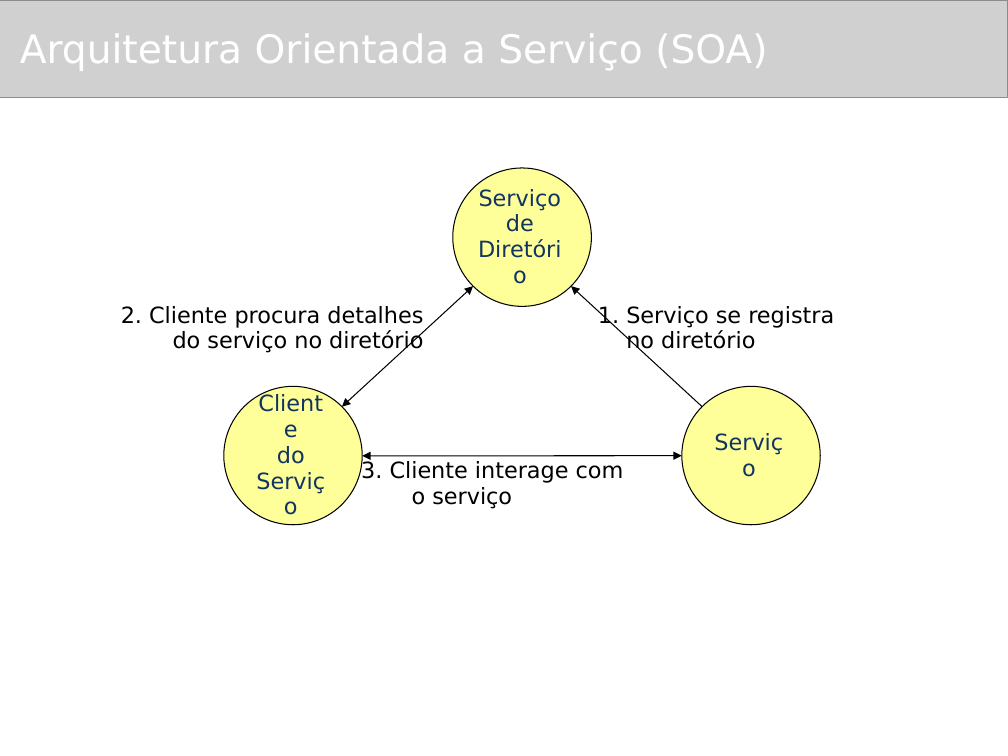
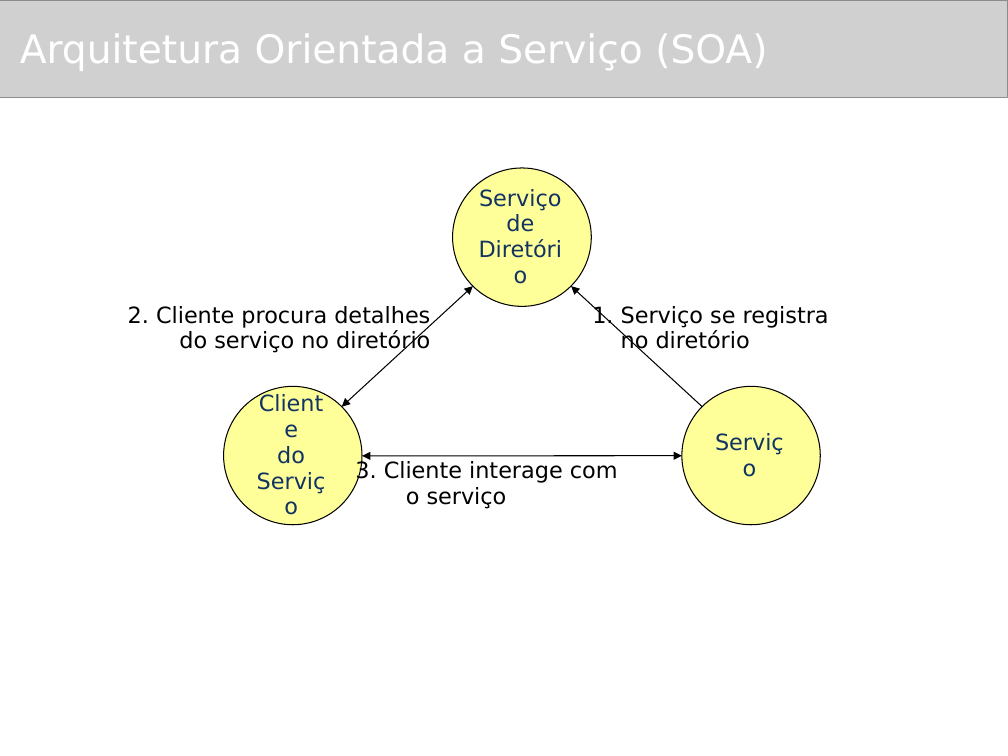
Before and after one commit to amadeubarbosa/openbus-core, a slide deck: slide 4 of docs/cursos/developer/2.OpenBus.ppt. Drawn at 1008x756 pixels with LibreOffice and Linux fonts; fonts in the diff are those of the drawing; grey boxes stand for pictures. Boxes give left, top, right and bottom in pixels: in the first picture for what was removed or moved away, otherwise in the second. Text is boxed around its words. In the diff, an @@ line names an element or a change of style, - is before the commit and + after.

```diff
--- a/docs/cursos/developer/2.OpenBus.ppt
+++ b/docs/cursos/developer/2.OpenBus.ppt
@@ text "2. Cliente procura detalhes": place and size @@
-text "2. Cliente procura detalhes" at (121,306,423,354)
+text "2. Cliente procura detalhes" at (128,306,430,354)
@@ text "1. Serviço se registra": place and size @@
-text "1. Serviço se registra" at (598,306,834,354)
+text "1. Serviço se registra" at (592,305,829,354)
@@ text "3. Cliente interage com o ...": place and size @@
-text "3. Cliente interage com o ..." at (361,460,624,509)
+text "3. Cliente interage com o ..." at (355,460,618,509)
```
Also in this commit, not shown: 8 other slides changed, 2 slides removed.
